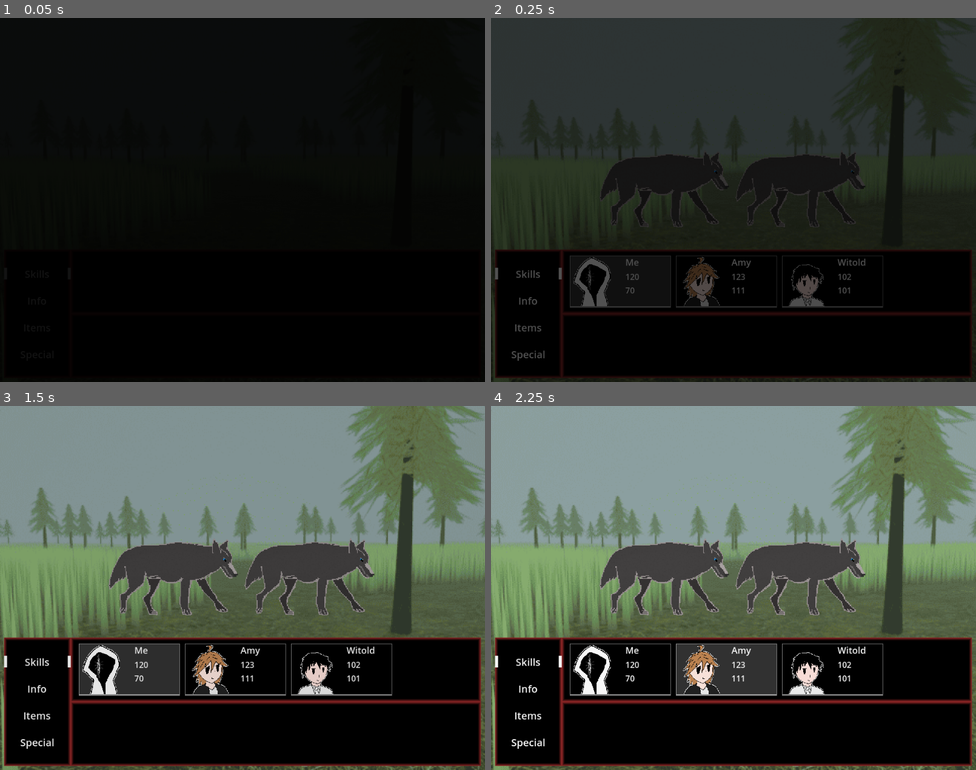
Above: before the commit, frames 1-4 (two rows, left to right).
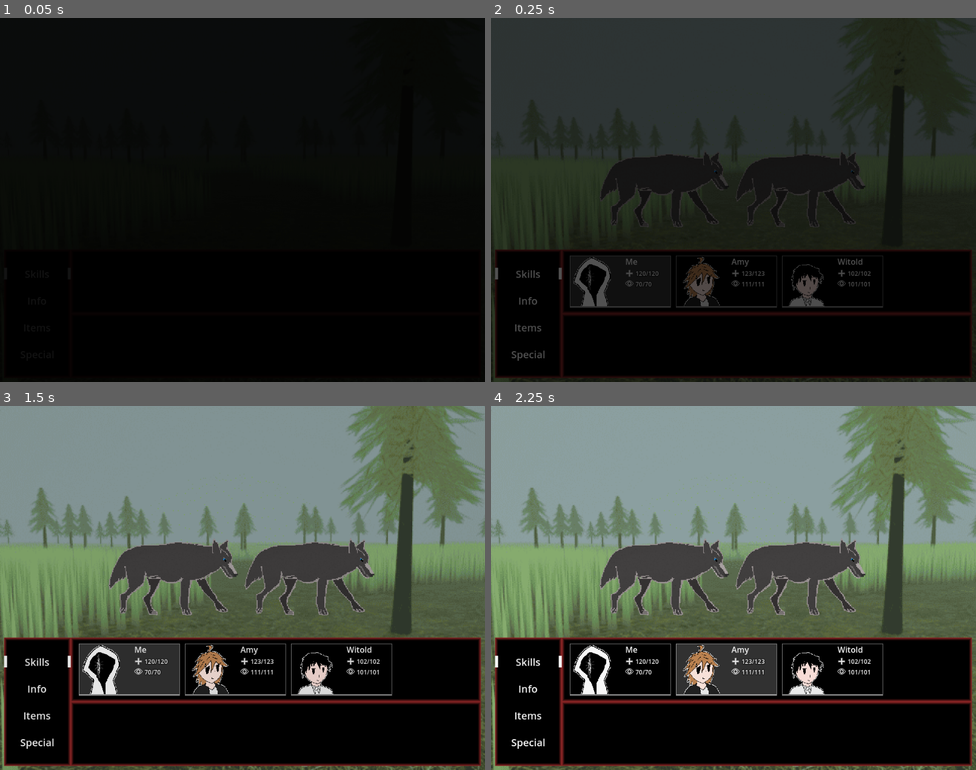
Above: after the commit, the same moments.

Repository: Herosege/PureKillRot
Game: Godot game, scene res://Scenes/fight_scene.tscn
Two runs of this game, one before a commit and one after it. Both use one fixed random seed, a clock stepped at 60 frames per second and the inputs below. This scene is started directly instead of the project's main scene.
Inputs:
- Up to frame 1 (0.05 s): no input
- Up to frame 2 (0.25 s): no input
- Up to frame 3 (1.5 s): hold Right (move_right) 0.53-1.28 s; tap Z (accept) at 0.6 s; tap Enter at 1.25 s; hold X (back) from 1.28 s (still down); tap Shift (Sprint) at 1.35 s
- Up to frame 4 (2.25 s): tap Z (accept) at 1.55, 2, 2.1 s; release X (back) at 2.03 s; hold Right (move_right) from 2.03 s (still down)

Frame 1 is identical in both runs. In frame 2, 0.4% of the frame differs, in the area x 27-79%, y 66-76%; in frame 3, 0.6%; in frame 4, 0.6%.

Commit message:
made battle profiles look better, added icons for physical and mental health

Diff:
--- a/Scenes/Regions/main.tscn
+++ b/Scenes/Regions/main.tscn
@@ -10,6 +10,7 @@
 [ext_resource type="PackedScene" uid="uid://b5tohn3yn3xbh" path="res://Scenes/Environment/tree.tscn" id="9_t60dk"]
 [ext_resource type="Texture2D" uid="uid://q87jaiul0jc7" path="res://Assets/Textures/Tilemaps/Grass/tilemapgrass_frames_2_0.png" id="10_0re03"]
 [ext_resource type="Texture2D" uid="uid://xp06h01r5xob" path="res://Assets/Textures/Environment/house1.png" id="10_fdnlq"]
+[ext_resource type="Texture2D" uid="uid://c53r3ykvwwocn" path="res://Assets/Textures/Sprites_normal/Enemies/EnemyShadow.png" id="11_0re03"]
 [ext_resource type="Shader" uid="uid://b05ic1le55bio" path="res://Resources/Shaders/floor1.gdshader" id="11_6iyac"]
 [ext_resource type="Texture2D" uid="uid://dpplgs8b371hq" path="res://Assets/Textures/Sprites_normal/Enemies/NormalWolf_b.png" id="12_0re03"]
 [ext_resource type="Texture2D" uid="uid://cw0k254lt0fy7" path="res://Assets/Textures/Sprites_battle/Enemy/Enemy1.png" id="13_t60dk"]
@@ -436,11 +437,14 @@
 y_sort_enabled = true
 position = Vector2(-609, 458)
 script = ExtResource("9_kbp3e")
-metadata/_edit_group_ = true
 
 [node name="AnimatedSprite2D" type="AnimatedSprite2D" parent="YSort/Wolf"]
 sprite_frames = SubResource("SpriteFrames_rpcan")
 offset = Vector2(0, -36)
+
+[node name="Sprite2D" type="Sprite2D" parent="YSort/Wolf"]
+position = Vector2(0, -35)
+texture = ExtResource("11_0re03")
 
 [node name="EventNode" parent="YSort/Wolf" instance=ExtResource("2_w6kk3")]
 position = Vector2(0, -40)
--- a/Scenes/UIElements/char_profile.tscn
+++ b/Scenes/UIElements/char_profile.tscn
@@ -1,8 +1,10 @@
-[gd_scene load_steps=10 format=3 uid="uid://b461j4ney5bsb"]
+[gd_scene load_steps=13 format=3 uid="uid://b461j4ney5bsb"]
 
 [ext_resource type="Script" uid="uid://b73s70xssf4a6" path="res://Script/UIElements/char_profile.gd" id="1_44v3o"]
 [ext_resource type="Texture2D" uid="uid://bls8cn6je3t52" path="res://Assets/Textures/Sprites_battle/Icons/Othenson.png" id="1_deygv"]
 [ext_resource type="Shader" uid="uid://bxaygjvv1hcr1" path="res://Resources/Shaders/char_profile_border.gdshader" id="2_alxar"]
+[ext_resource type="Texture2D" uid="uid://dtxf0ucv0as68" path="res://Assets/Textures/UIIcons/Battle/Phys.png" id="4_ptu7r"]
+[ext_resource type="Texture2D" uid="uid://cx1gb1ekd0kor" path="res://Assets/Textures/UIIcons/Battle/Ment.png" id="5_m1x8n"]
 
 [sub_resource type="StyleBoxFlat" id="StyleBoxFlat_hovjx"]
 bg_color = Color(0.6, 0.6, 0.6, 0)
@@ -21,7 +23,11 @@
 shader_parameter/FlashAmnt = 0.0
 
 [sub_resource type="LabelSettings" id="LabelSettings_8kfvr"]
-font_size = 18
+
+[sub_resource type="LabelSettings" id="LabelSettings_ptu7r"]
+font_size = 12
+outline_size = 6
+outline_color = Color(0, 0, 0, 0.435294)
 
 [sub_resource type="Animation" id="Animation_ptu7r"]
 length = 0.001
@@ -98,6 +104,15 @@
 grow_vertical = 2
 theme_override_styles/panel = SubResource("StyleBoxFlat_hovjx")
 
+[node name="Label3" type="Label" parent="."]
+layout_mode = 2
+offset_left = 110.0
+offset_top = 38.0
+offset_right = 111.0
+offset_bottom = 61.0
+grow_horizontal = 0
+grow_vertical = 2
+
 [node name="StatsPicture" type="HBoxContainer" parent="."]
 layout_mode = 0
 offset_right = 40.0
@@ -125,11 +140,37 @@
 horizontal_alignment = 1
 vertical_alignment = 1
 
-[node name="Label" type="Label" parent="StatsPicture/VBoxContainer"]
+[node name="HBoxContainer" type="HBoxContainer" parent="StatsPicture/VBoxContainer"]
 layout_mode = 2
 
-[node name="Label2" type="Label" parent="StatsPicture/VBoxContainer"]
+[node name="VBoxContainer2" type="VBoxContainer" parent="StatsPicture/VBoxContainer/HBoxContainer"]
 layout_mode = 2
+
+[node name="TextureRect" type="TextureRect" parent="StatsPicture/VBoxContainer/HBoxContainer/VBoxContainer2"]
+show_behind_parent = true
+custom_minimum_size = Vector2(16, 16)
+layout_mode = 2
+texture = ExtResource("4_ptu7r")
+expand_mode = 1
+
+[node name="TextureRect2" type="TextureRect" parent="StatsPicture/VBoxContainer/HBoxContainer/VBoxContainer2"]
+show_behind_parent = true
+custom_minimum_size = Vector2(16, 16)
+layout_mode = 2
+texture = ExtResource("5_m1x8n")
+
+[node name="VBoxContainer" type="VBoxContainer" parent="StatsPicture/VBoxContainer/HBoxContainer"]
+layout_mode = 2
+
+[node name="Label" type="Label" parent="StatsPicture/VBoxContainer/HBoxContainer/VBoxContainer"]
+layout_mode = 2
+text = "100000"
+label_settings = SubResource("LabelSettings_ptu7r")
+
+[node name="Label2" type="Label" parent="StatsPicture/VBoxContainer/HBoxContainer/VBoxContainer"]
+layout_mode = 2
+text = "100000"
+label_settings = SubResource("LabelSettings_ptu7r")
 
 [node name="AnimationPlayer" type="AnimationPlayer" parent="."]
 libraries = {
--- a/Scenes/menu.tscn
+++ b/Scenes/menu.tscn
@@ -1,8 +1,17 @@
-[gd_scene load_steps=8 format=3 uid="uid://e55yhkovq1g7"]
+[gd_scene load_steps=11 format=3 uid="uid://e55yhkovq1g7"]
 
 [ext_resource type="Script" uid="uid://dykt2u38tm08n" path="res://Script/menu.gd" id="1_qd5w8"]
 [ext_resource type="Texture2D" uid="uid://bls8cn6je3t52" path="res://Assets/Textures/Sprites_battle/Icons/Othenson.png" id="1_unlas"]
 [ext_resource type="Shader" uid="uid://bxaygjvv1hcr1" path="res://Resources/Shaders/char_profile_border.gdshader" id="2_cayip"]
+
+[sub_resource type="LabelSettings" id="LabelSettings_158mb"]
+font_size = 32
+
+[sub_resource type="LabelSettings" id="LabelSettings_wwsa2"]
+font_size = 32
+
+[sub_resource type="LabelSettings" id="LabelSettings_jsrd8"]
+font_size = 32
 
 [sub_resource type="StyleBoxFlat" id="StyleBoxFlat_alioa"]
 bg_color = Color(0, 0, 0, 0.470588)
@@ -60,21 +69,24 @@
 
 [node name="Select" type="MarginContainer" parent="MarginContainer"]
 layout_mode = 2
-theme_override_constants/margin_right = 800
+theme_override_constants/margin_top = 50
+theme_override_constants/margin_right = 750
 
 [node name="VBoxContainer" type="VBoxContainer" parent="MarginContainer/Select"]
 layout_mode = 2
-theme_override_constants/separation = 10
+theme_override_constants/separation = 50
 
 [node name="Label" type="Label" parent="MarginContainer/Select/VBoxContainer"]
 layout_mode = 2
 text = "Items"
+label_settings = SubResource("LabelSettings_158mb")
 horizontal_alignment = 1
 vertical_alignment = 1
 
 [node name="Label2" type="Label" parent="MarginContainer/Select/VBoxContainer"]
 layout_mode = 2
 text = "Party"
+label_settings = SubResource("LabelSettings_wwsa2")
 horizontal_alignment = 1
 vertical_alignment = 1
 
@@ -82,6 +94,7 @@
 layout_mode = 2
 text = "Map
 "
+label_settings = SubResource("LabelSettings_jsrd8")
 horizontal_alignment = 1
 vertical_alignment = 1
 
--- a/Script/UIElements/char_profile.gd
+++ b/Script/UIElements/char_profile.gd
@@ -13,11 +13,11 @@
 	Name = get_node("StatsPicture/VBoxContainer/Name")
 	Name.text = Nam
 
-func SetHealth(PH,MH):
-	PHealth = get_node("StatsPicture/VBoxContainer/Label")
-	MHealth = get_node("StatsPicture/VBoxContainer/Label2")
-	PHealth.text = str(PH)
-	MHealth.text = str(MH)
+func SetHealth(PH,MH,MPH,MMH):
+	PHealth = get_node("StatsPicture/VBoxContainer/HBoxContainer/VBoxContainer/Label")
+	MHealth = get_node("StatsPicture/VBoxContainer/HBoxContainer/VBoxContainer/Label2")
+	PHealth.text = str(PH)+"/"+str(MPH)
+	MHealth.text = str(MH)+"/"+str(MMH)
 
 func SetSelected(type:bool):
 	$CurSelected.visible = type
--- a/Script/fight_scene.gd
+++ b/Script/fight_scene.gd
@@ -115,7 +115,7 @@
 		var CChar = PartyInfo.MainParty[i]
 		CharPInst.SetImage(CChar.Icon)
 		CharPInst.SetName(CChar.Name)
-		CharPInst.SetHealth(CChar.PhysicalHealth,CChar.MentalHealth)
+		CharPInst.SetHealth(CChar.PhysicalHealth,CChar.MentalHealth,CChar.MaxPhysicalHealth,CChar.MaxMentalHealth)
 		CharProfs.add_child(CharPInst)
 
 func BattleStart(Enemies : Array,Msg : String)->void:
@@ -228,7 +228,7 @@
 	for i in CharProfs.get_children().size():
 		var CCharP = CharProfs.get_child(i)
 		CCharP.SelectCurrent(i==CharacterTurn)
-		CCharP.SetHealth(PartyInfo.MainParty[i].PhysicalHealth,PartyInfo.MainParty[i].MentalHealth)
+		CCharP.SetHealth(PartyInfo.MainParty[i].PhysicalHealth,PartyInfo.MainParty[i].MentalHealth,PartyInfo.MainParty[i].MaxPhysicalHealth,PartyInfo.MainParty[i].MaxMentalHealth)
 		if PartyInfo.MainParty[i].Dead == true:
 			CCharP.SetDead(true)
 
Binary file removed: Assets/Textures/Sprites_battle/Icons/Amy_bw.png
Binary file added: Assets/Textures/Sprites_normal/Enemies/EnemyShadow.png
Not shown, added: Assets/Textures/Sprites_normal/Enemies/EnemyShadow.png.import
Binary file added: Assets/Textures/UIIcons/Battle/Ment.png
Not shown, changed: Assets/Textures/UIIcons/Battle/Ment.png.import
Binary file added: Assets/Textures/UIIcons/Battle/Phys.png
Not shown, added: Assets/Textures/UIIcons/Battle/Phys.png.import
Not shown: 1 places in Scenes/Regions/main.tscn that only renumber resources
